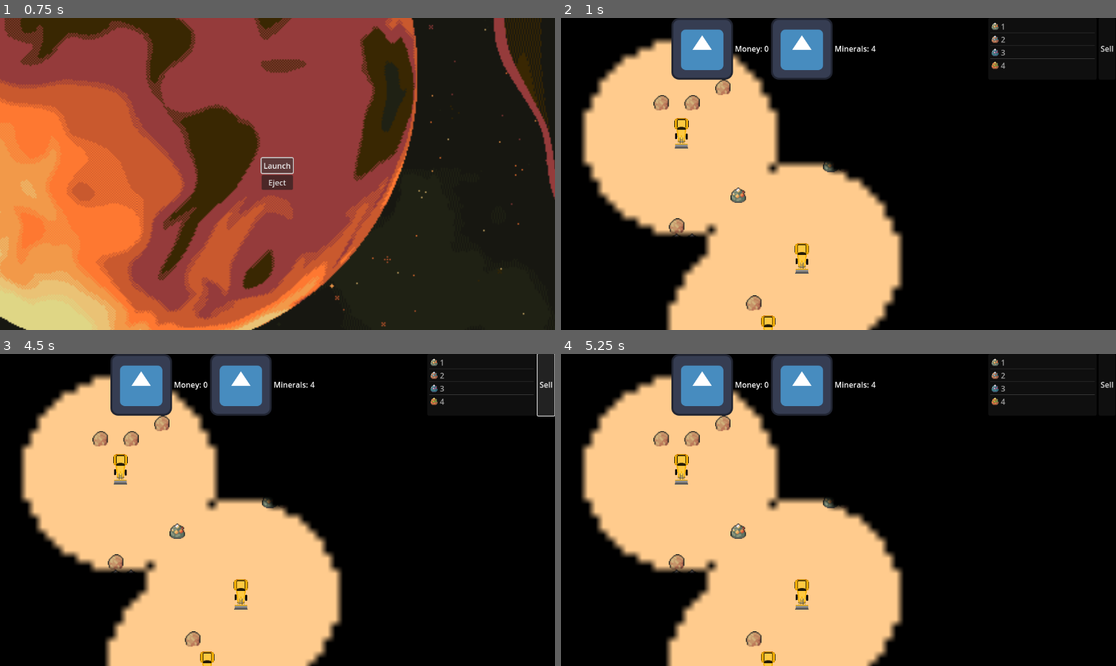
Above: before the commit, frames 1-4 (two rows, left to right).
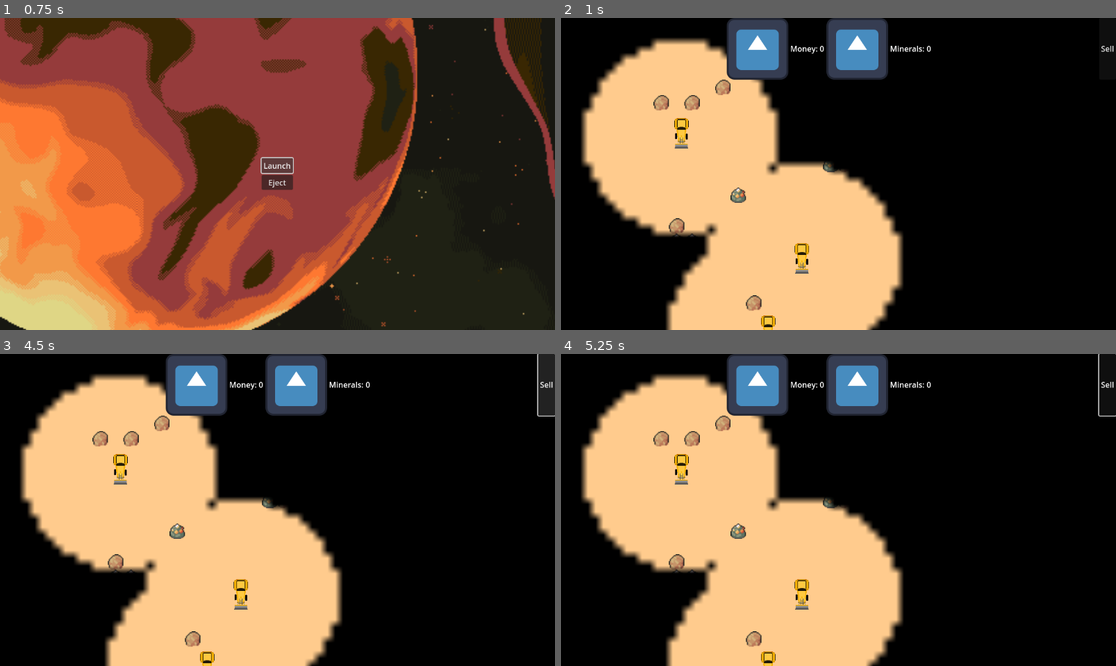
Above: after the commit, the same moments.

Repository: mwheatcs/lithosphere.io
Game: Godot game, scene res://scenes/menu.tscn
The game is run twice, just before and just after one commit, with the same random seed, the same clock (stepped at 60 frames per second) and the same inputs. The engine's default icon, where the game draws it, is replaced by a stand-in: a white triangle on a blue panel in a dark square.
Inputs (mouse positions are in pixels of both pictures, inside the frame that each line leads up to):
- Up to frame 1 (0.75 s): click "Launch" at 0.5 s
- Up to frame 2 (1 s): no input
- Up to frame 3 (4.5 s): click (138, 385) at 1.27 s; click (194, 385) at 2.02 s; click (238, 385) at 2.77 s; click (294, 385) at 3.52 s; click "Sell" at 4.25 s
- Up to frame 4 (5.25 s): click (699, 385) at 5.02 s

Frame 1 is identical in both runs. In frame 2, 7.7% of the frame differs, in the area x 19-100%, y 0-20%; in frame 3, 7.8%, in the area x 19-100%, y 0-21%; in frame 4, 7.8%.

Commit message:
add ores to inventory

Diff:
--- a/inventory/inventory_controller.gd
+++ b/inventory/inventory_controller.gd
@@ -2,7 +2,6 @@
 
 extends ItemList
 
-@export var inventory_size: int = 10
 @export var placeholder_icon: Texture2D
 @export var stats: Node;
 
@@ -22,36 +21,37 @@
 
 func _ready() -> void:
 	# TODO remove placeholders and add diff mineral item types
-	var ore_coords = [
-		Vector2i(4, 14),  # Ore type 1
-		Vector2i(4, 15),  # Ore type 2
-		Vector2i(4, 16),  # Ore type 3
-		Vector2i(4, 17)   # Ore type 4
-	]
-	var tile_size = Vector2(16, 16)
-	var tileset_path = "res://assets/TileSetNature.png"
-
-	for i in range(1, inventory_size+1):
-		var ore_index = (i - 1) % ore_coords.size()
-		var ore_atlas_coords = ore_coords[ore_index]
-		var icon = Item.get_ore_atlas_texture(ore_atlas_coords, tile_size, tileset_path)
-		add_item(str(i), icon)
-		var temp_item = Item.new()
-		temp_item.icon = icon
-		temp_item.count = i
-		temp_item.price = i
-		items.append(temp_item)
+	#var ore_coords = [
+		#Vector2i(4, 14),  # Ore type 1
+		#Vector2i(4, 15),  # Ore type 2
+		#Vector2i(4, 16),  # Ore type 3
+		#Vector2i(4, 17)   # Ore type 4
+	#]
+	#var tile_size = Vector2(16, 16)
+	#var tileset_path = "res://assets/TileSetNature.png"
+#
+	#for i in range(1, inventory_size+1):
+		#var ore_index = (i - 1) % ore_coords.size()
+		#var ore_atlas_coords = ore_coords[ore_index]
+		#var icon = Item.get_ore_atlas_texture(ore_atlas_coords, tile_size, tileset_path)
+		#add_item(str(i), icon)
+		#var temp_item = Item.new()
+		#temp_item.icon = icon
+		#temp_item.count = i
+		#temp_item.price = i
+		#items.append(temp_item)
 
 	update_stats_ui(0)
 
 
 func get_item(index: int):
-	return items[index]
+	if items.size() > 0:
+		return items[index]
 
 
 func add_item_to_inventory(item: Item):
 	var item_in_inventory: bool = false
-	for i in inventory_size:
+	for i in items.size():
 		if items[i] == null:
 			continue
 		if item.Name == items[i].Name:
@@ -70,7 +70,7 @@
 
 func remove_item_from_inventory(item: Item):
 	var remove_index: int = -1
-	for i in inventory_size:
+	for i in items.size():
 		if items[i] == null:
 			continue
 		if item.Name == items[i].Name:
--- a/scenes/display.tscn
+++ b/scenes/display.tscn
@@ -58,7 +58,6 @@
 layout_mode = 2
 size_flags_horizontal = 3
 script = ExtResource("2_52sky")
-inventory_size = 4
 placeholder_icon = ExtResource("1_wy1qo")
 stats = NodePath("../Stats")
 
--- a/scenes/layer_holder.gd
+++ b/scenes/layer_holder.gd
@@ -2,8 +2,7 @@
 
 @onready var minerals: TileMapLayer = $Minerals
 @onready var world_manager = get_node("/root/World")
-
-@export var inventory: Inventory
+@onready var inventory = get_node("/root/World/Display/CanvasLayer/VBoxContainer/CounterDisplay/Inventory")
 
 const MAP_WIDTH = 69
 const MAP_HEIGHT = 37
@@ -29,6 +28,14 @@
 
 # Ore items
 var ores: Dictionary;
+var ore_coords = [
+		Vector2i(4, 14),  # Ore type 1
+		Vector2i(4, 15),  # Ore type 2
+		Vector2i(4, 16),  # Ore type 3
+		Vector2i(4, 17)   # Ore type 4
+	]
+var tile_size = Vector2(16, 16)
+var tileset_path = "res://assets/TileSetNature.png"
 
 func _ready() -> void:
 	# Create a node for drawing the mineral highlight
@@ -201,11 +208,16 @@
 	highlight.queue_redraw()
 	pass
 
+# Initialize ore items
 func create_ore_types():
 	for i in range(1, 5):
 		ores[i] = Item.new()
 		ores[i].Name = "Ore Type " + str(i)
 		ores[i].price = i * i
+
+		var ore_index = (i - 1) % ore_coords.size()
+		var ore_atlas_coords = ore_coords[ore_index]
+		ores[i].icon = Item.get_ore_atlas_texture(ore_atlas_coords, tile_size, tileset_path)
 
 # Deplete a mineral at the given coordinates
 func deplete_mineral(tile_coords: Vector2i) -> void:
